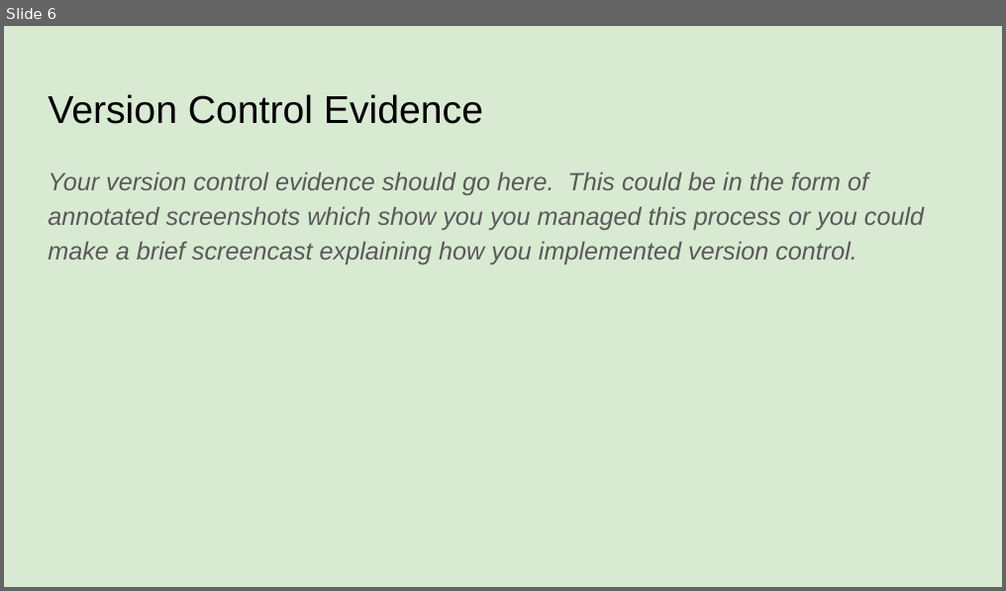
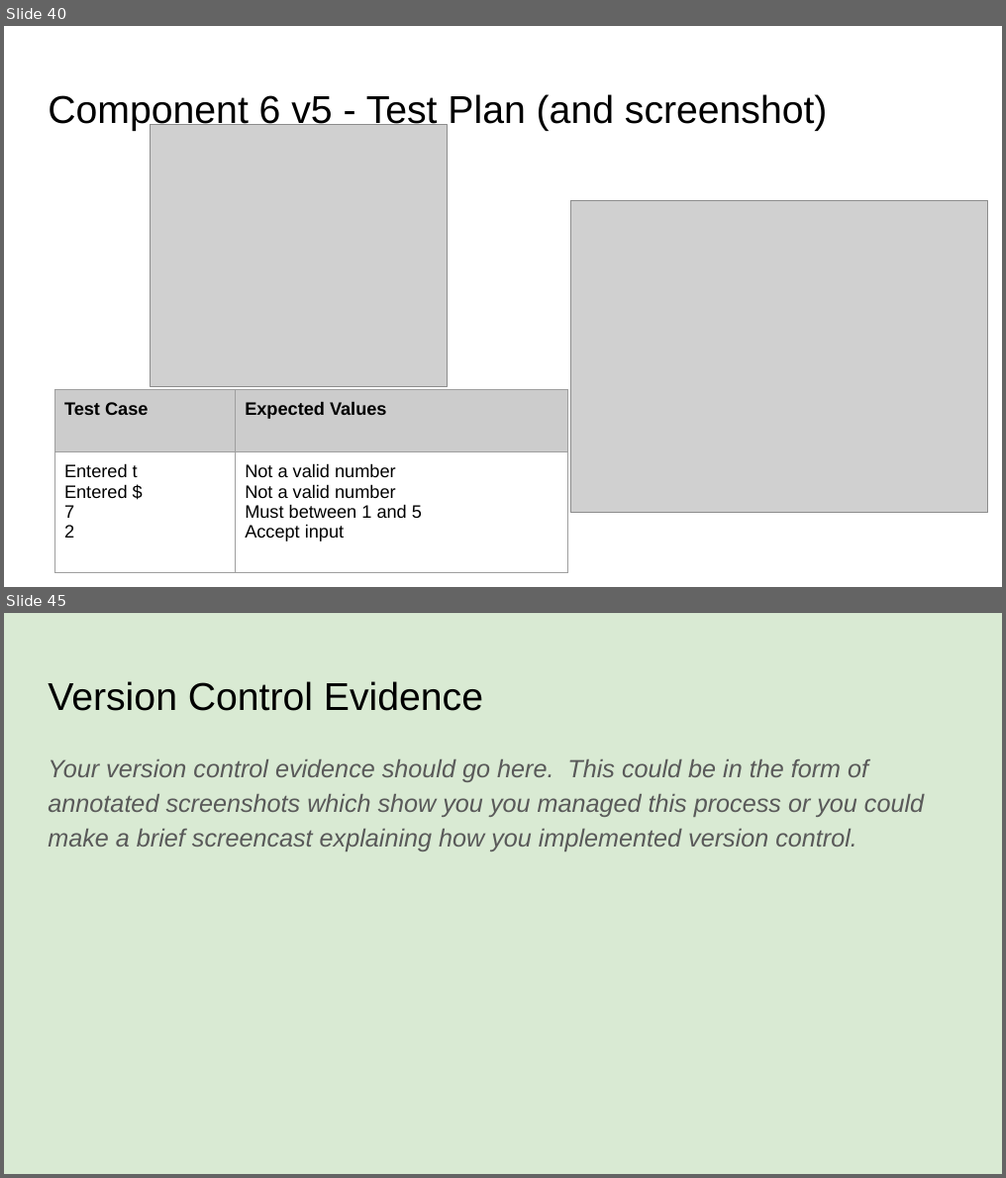
Before and after one commit to LaurenceStewart/Pizza_Bot, a slide deck: 022_91893+_+91897+Documentation.pptx. Shown one above the other, each under a label of ours: slide 6 before the commit, slides 40 and 45 after it; the slides between them are not shown. The pictures are 1006x591 and 1006x1178 pixels, drawn with LibreOffice and Linux fonts; fonts in the diff are those of the drawing; grey boxes stand for pictures. Boxes give left, top, right and bottom in pixels: in the first picture for what was removed or moved away, otherwise in the second. Text is boxed around its words. In the diff, an @@ line names an element or a change of style, - is before the commit and + after.

```diff
--- a/022_91893+_+91897+Documentation.pptx
+++ b/022_91893+_+91897+Documentation.pptx
@@ slide 40 added at box(4, 26, 1002, 587), background #FFFFFF @@
@@ title added at box(48, 94, 828, 131), 28 pt, text #000000 @@
+Component 6 v5 - Test Plan (and screenshot)
@@ picture added at box(150, 125, 448, 387) @@
@@ picture added at box(571, 200, 988, 513) @@
@@ table added at box(54, 389, 568, 573), 2 rows, 2 columns @@
+Test Case | Expected Values
+Entered t / Entered $ / 7 / 2 | Not a valid number / Not a valid number / Must between 1 and 5 / Accept input
@@ what was slide 6 is now slide 45 @@
```
Also in this commit, not shown: 3 slides changed, 39 other slides added, 1 slide removed, 3 other files.
